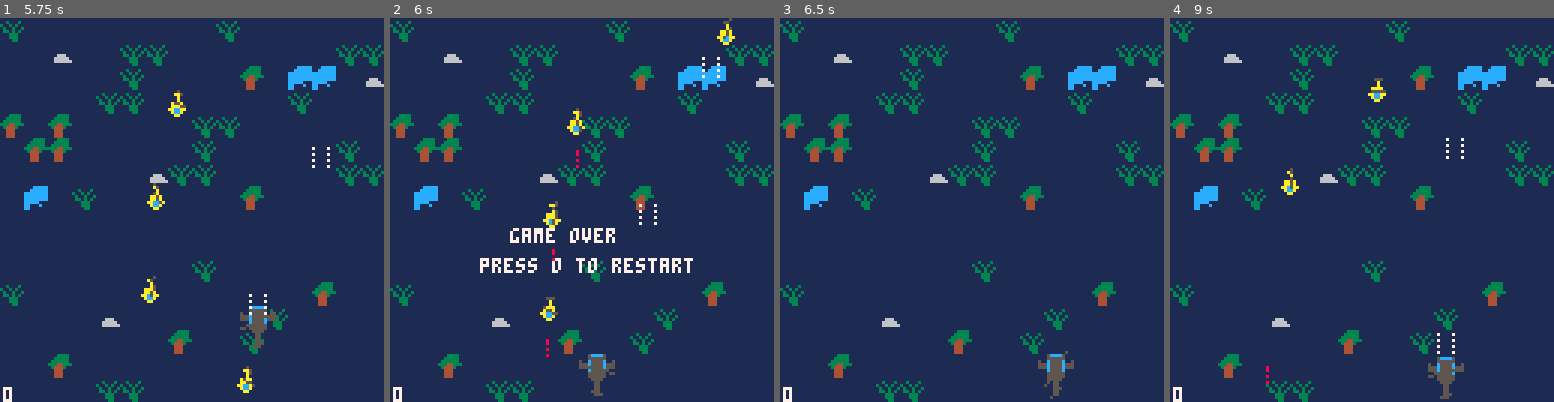
Above: before the commit, frames 1-4 (left to right).
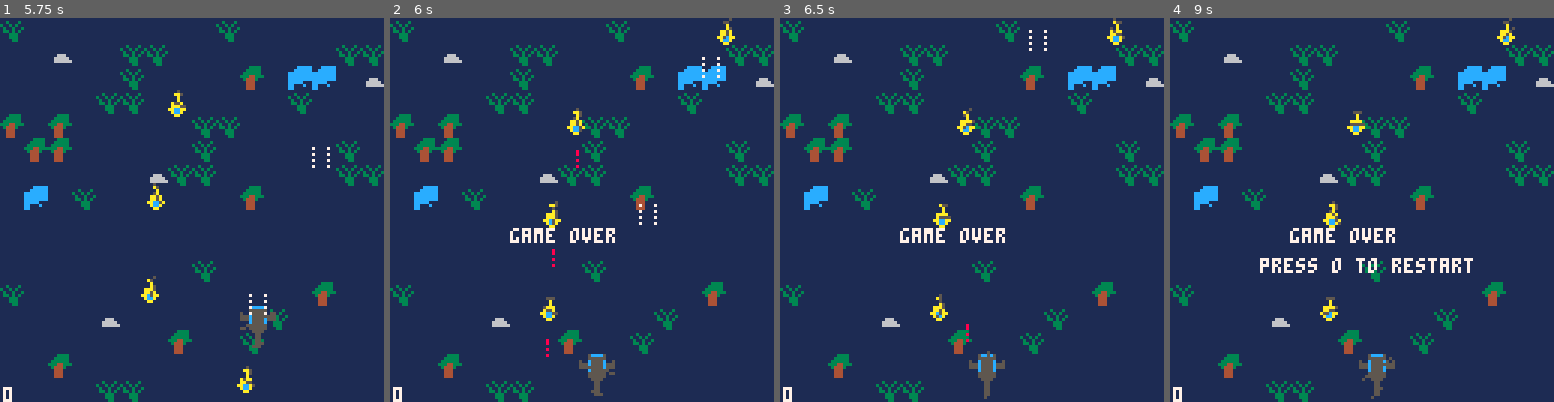
Above: after the commit, the same moments.

Repository: zeenix/pico-8
Game: PICO-8 cartridge airwolf/airwolf.p8
Same seed, same stepped clock (60 frames per second), same inputs: the game is played once before the commit and once after it.
Inputs:
- Up to frame 1 (5.75 s): tap X (X key) at 0.33, 1.07, 1.85, 2.97, 4.08, 5.2 s; tap O (Z key) at 0.7, 1.7, 2.1, 2.5, 2.9, 3.3, 3.7, 4.1, 4.5, 4.9, 5.3, 5.7 s; hold Right 1.6-2.1 s; hold Up 2.15-2.42 s; hold Right 2.47-3.03 s; hold Left 3.08-3.58 s; hold Down 3.63-3.97 s; hold Right 4.02-4.68 s; hold Up 4.73-5.03 s; hold Left 5.08-5.68 s; hold Down from 5.73 s (still down)
- Up to frame 2 (6 s): keep holding Down
- Up to frame 3 (6.5 s): release Down at 6.03 s; hold Right from 6.08 s (still down); tap O (Z key) at 6.1 s; tap X (X key) at 6.32 s
- Up to frame 4 (9 s): tap O (Z key) every 0.4 s from 6.5 to 8.9 s; release Right at 6.58 s; hold Right 6.63-7.13 s; hold Up 7.18-7.45 s; tap X (X key) at 7.43, 8.55 s; hold Right 7.5-8.07 s; hold Left 8.12-8.62 s; hold Down from 8.67 s (still down)

Frame 1 is identical in both runs. In frame 2, 0.9% of the frame differs, in the area x 23-79%, y 62-67%; in frame 3, 2.2%; in frame 4, 3.5%, in the area x 23-90%, y 0-100%.

Commit message:
Cooloff time of 3s after game over
It's super easy to accidently start a new game before being able to
check the score even because you'd have the button pressed down when the
game ends.

Diff:
--- a/airwolf/main.lua
+++ b/airwolf/main.lua
@@ -4,12 +4,13 @@
     entities = Entities:new()
     scene = "start"
     score = 0
+    got_to = 3 -- Game over time out.
 end
 
 function _update60()
     entities:update()
 
-    if scene == "start" or scene == "game-over" then
+    if scene == "start" or (scene == "game-over" and time() > got + got_to)  then
         if btnp(buttons.o) then
             scene = "game"
             score = 0
@@ -33,7 +34,9 @@
     if scene == "start" then print("press o to start", 30, 70, colors.white)
     elseif scene == "game-over" then
         print("game over", 40, 70, colors.white)
-        print("press o to restart", 30, 80, colors.white)
+        if time() > got + got_to then
+            print("press o to restart", 30, 80, colors.white)
+        end
     end
 
     if scene == "game" or scene == "game-over" then
@@ -44,4 +47,5 @@
 function game_over()
     scene = "game-over"
     music(-1)
+    got = time() -- Game over time.
 end
